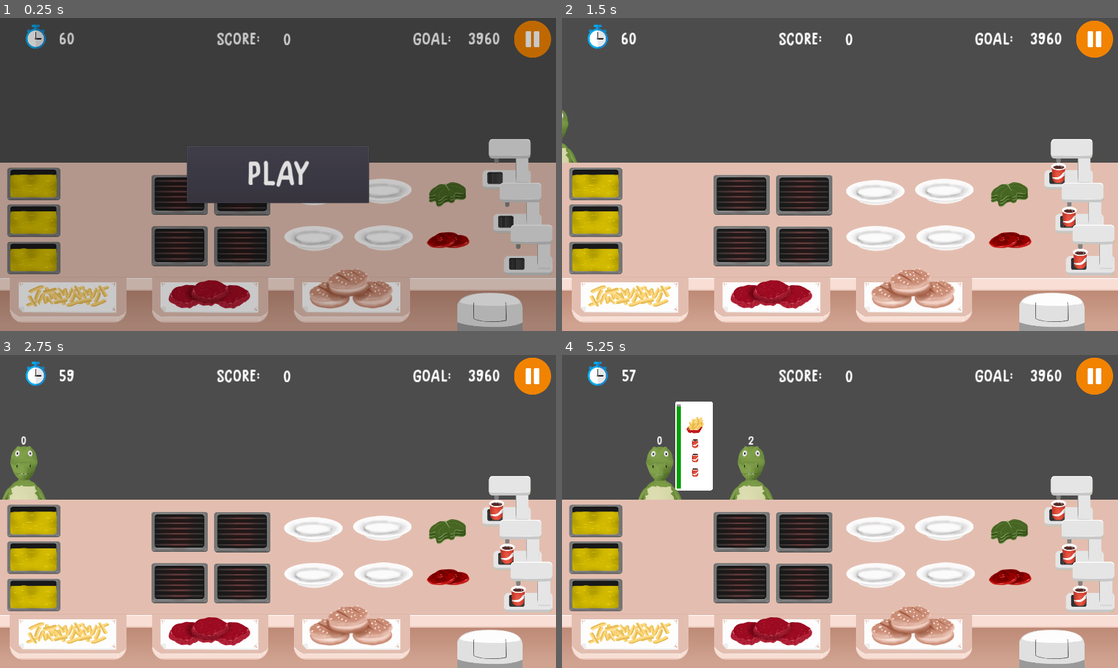
Above: before the commit, frames 1-4 (two rows, left to right).
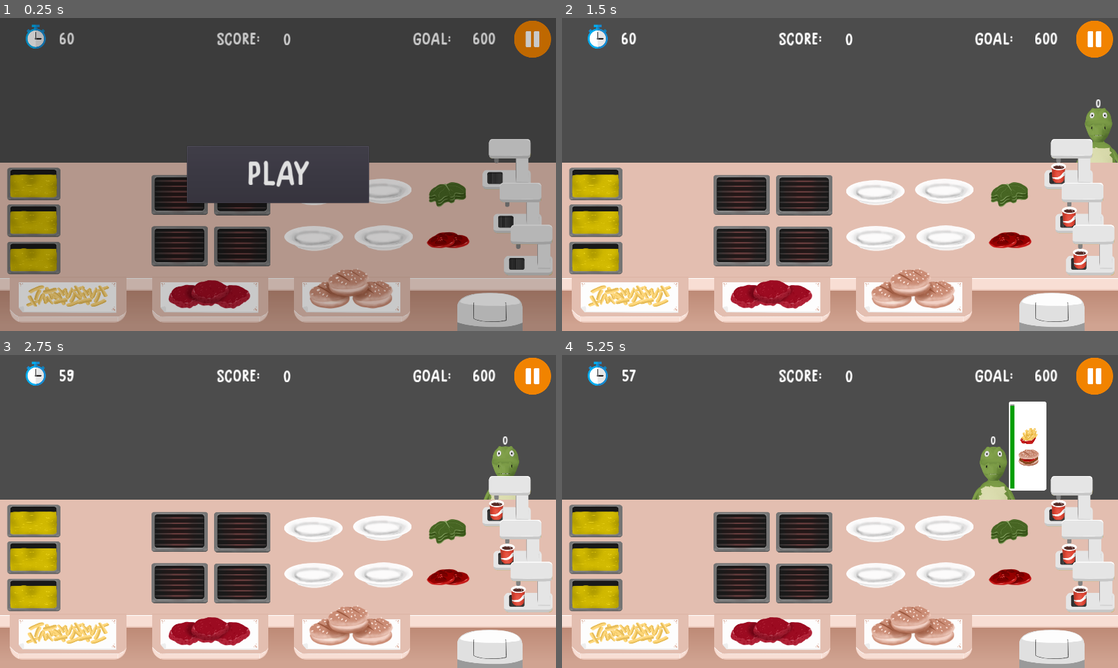
Above: after the commit, the same moments.

Repository: samuelpedrajas/MyVeganRestaurant
Game: Godot game, scene res://Scenes/Kitchen.tscn
The game is run twice, just before and just after one commit, with the same random seed, the same clock (stepped at 60 frames per second) and the same inputs.
Inputs (mouse positions are in pixels of both pictures, inside the frame that each line leads up to):
- Up to frame 1 (0.25 s): no input
- Up to frame 2 (1.5 s): click "PLAY" at 0.5 s; click (1095, 39) at 1.25 s
- Up to frame 3 (2.75 s): tap Enter at 2 s
- Up to frame 4 (5.25 s): no input

The runs differ from the first frame. In frame 1, 0.1% of the frame differs, in the area x 84-90%, y 4-9%; in frame 2, 1.0%; in frame 3, 1.4%; in frame 4, 6.4%, in the area x 13-90%, y 4-47%.

Commit message:
done

Diff:
--- a/Scenes/Kitchen.tscn
+++ b/Scenes/Kitchen.tscn
@@ -25,6 +25,65 @@
 [ext_resource path="res://Scenes/Dishes/FastFood/Cola.tscn" type="PackedScene" id=23]
 [ext_resource path="res://Scenes/ColaPump.tscn" type="PackedScene" id=24]
 
+[sub_resource type="GDScript" id=1]
+script/source = "extends Node
+
+
+var max_time = 60
+
+var max_arrival_time = 3.0
+var average_time_for_client = 10.0
+var average_reward_for_client = 120.0
+var seconds_gained_on_delivery = average_time_for_client / 3.0
+var patience = 10.0 * average_time_for_client
+
+var base_variability = 0.5
+var added_variability = 1.5
+var added_variability_percentage = 0.4 #  0.4
+var maximums = [0.0, 1.0]  # [0.8]
+
+var prices = {
+	\"Fries\": 50,
+	\"SimpleBurger\": 75,
+	\"TomatoBurger\": 100,
+	\"LettuceBurger\": 100,
+	\"CompleteBurger\": 125,
+	\"Cola\": 25
+}
+var discard_prices = {
+	\"TomatoBurger\": 75,
+	\"LettuceBurger\": 75,
+	\"CompleteBurger\": 100,
+	\"BurgerIngredient\": 50
+}
+
+var category_order = {
+	\"Complement\": 0,
+	\"Main\": 1,
+	\"Drink\": 2
+}
+
+var category_probability = {
+	\"Complement\": 30,
+	\"Main\": 40,
+	\"Drink\": 30
+}
+var dishes_probability = {
+	\"Complement\": {
+		\"Fries\": 100
+	},
+	\"Main\": {
+		\"SimpleBurger\": 25,
+		\"TomatoBurger\": 25,
+		\"LettuceBurger\": 25,
+		\"CompleteBurger\": 25
+	},
+	\"Drink\": {
+		\"Cola\": 100
+	}
+}
+"
+
 [node name="Kitchen" type="Control"]
 anchor_right = 1.0
 anchor_bottom = 1.0
@@ -82,6 +141,9 @@
 margin_bottom = -362.0
 menu = NodePath("../../Menu")
 
+[node name="LevelConfig" type="Node" parent="Main/ClientArea"]
+script = SubResource( 1 )
+
 [node name="TomatoSource" parent="Main" instance=ExtResource( 7 )]
 position = Vector2( 1547.71, 266.547 )
 kitchen = NodePath("../..")
--- a/Scripts/ClientArea.gd
+++ b/Scripts/ClientArea.gd
@@ -11,61 +11,7 @@
 var current_time = 0
 var position_availability = []
 var current_n_clients = 0
-
-
-export(float) var max_time = 60
-export(float) var max_arrival_time = 3.0
-export(float) var average_time_for_client = 3.0
-export(float) var average_reward_for_client = 220.0
-export(int) var max_orders = 4
-
-export(float) var seconds_gained_on_delivery = 3.0 * average_time_for_client
-export(float) var patience = 10.0 * average_time_for_client
-export(float) var base_variability = 0.5
-export(float) var added_variability = 1.5
-export(float) var added_variability_percentage = 0.4 #  0.4
-export(Array) var maximums = [0.0, 1.0]  # [0.8]
-
-export(Dictionary) var prices = {
-	"Fries": 50,
-	"SimpleBurger": 75,
-	"TomatoBurger": 100,
-	"LettuceBurger": 100,
-	"CompleteBurger": 125,
-	"Cola": 25
-}
-export(Dictionary) var discard_prices = {
-	"TomatoBurger": 75,
-	"LettuceBurger": 75,
-	"CompleteBurger": 100,
-	"BurgerIngredient": 50
-}
-
-export(Dictionary) var category_order = {
-	"Complement": 0,
-	"Main": 1,
-	"Drink": 2
-}
-
-export(Dictionary) var category_probability = {
-	"Complement": 30,
-	"Main": 40,
-	"Drink": 30
-}
-export(Dictionary) var dishes_probability = {
-	"Complement": {
-		"Fries": 100
-	},
-	"Main": {
-		"SimpleBurger": 25,
-		"TomatoBurger": 25,
-		"LettuceBurger": 25,
-		"CompleteBurger": 25
-	},
-	"Drink": {
-		"Cola": 100
-	}
-}
+var max_orders = 4
 
 # calculated
 var usable_time = null
@@ -74,6 +20,7 @@
 var timeout_seconds = []
 var average_client_number = null
 var calculated_goal = null
+var average_time_for_client = null
 
 
 func start():
@@ -84,16 +31,29 @@
 	print("SECONDS: %s" % [current_time])
 
 
+func get_price(dish_ref):
+	return $LevelConfig.prices[dish_ref]
+
+
+func get_discard_price(dish_ref):
+	return $LevelConfig.discard_prices[dish_ref]
+
+
 func _get_random_dish_from_category(cat):
-	var probabilities = dishes_probability[cat]
+	var probabilities = $LevelConfig.dishes_probability[cat]
 	return Utils.weighted_random(
-		probabilities.keys(), probabilities, rng
+		probabilities.keys(),
+		probabilities,
+		rng
 	)
 
 
 func _get_random_category():
+	var probabilities = $LevelConfig.category_probability
 	return Utils.weighted_random(
-		category_probability.keys(), category_probability, rng
+		probabilities.keys(),
+		probabilities,
+		rng
 	)
 
 
@@ -103,7 +63,7 @@
 		var cat = menu.get_dish_category(dish_ref)
 		orders_aux.append({
 			"dish": dish_ref,
-			"order": category_order[cat]
+			"order": $LevelConfig.category_order[cat]
 		})
 	orders_aux = Utils.sort_by_attribute(orders_aux, "order", "asc")
 
@@ -116,6 +76,8 @@
 
 func _build_order_lists():
 	var orders = Utils.initialise_array(average_client_number, [])
+	var prices = $LevelConfig.prices
+	var dishes_probability = $LevelConfig.dishes_probability
 
 	guaranteed_coins = 0
 
@@ -162,6 +124,8 @@
 
 func _build_timeouts():
 	average_time_for_client = usable_time / order_lists.size()
+	var base_variability = $LevelConfig.base_variability
+	var added_variability = $LevelConfig.added_variability
 
 	# exclude 0
 	timeout_seconds = Utils.initialise_array(
@@ -170,13 +134,15 @@
 
 	# num clients with additional variability
 	var num_added_var = floor(
-		added_variability_percentage * timeout_seconds.size()
+		$LevelConfig.added_variability_percentage * timeout_seconds.size()
 	)
 
 	# apply additional variability
 	var total = 0
 	for i in range(0, num_added_var):
-		var substraction = rng.randf_range(base_variability, added_variability)
+		var substraction = rng.randf_range(
+			base_variability, added_variability
+		)
 		timeout_seconds[i] -= substraction
 		total += substraction
 
@@ -196,6 +162,7 @@
 			timeout_seconds[i] += compensation
 
 	# maximums
+	var maximums = $LevelConfig.maximums
 	var max_start = []
 	var clients_per_maximum = 0
 	if maximums.size() > 0:
@@ -246,8 +213,15 @@
 
 
 func prepare_game():
+	var max_time = $LevelConfig.max_time
+	var max_arrival_time = $LevelConfig.max_arrival_time
+	var average_reward_for_client = $LevelConfig.average_reward_for_client
+	average_time_for_client = $LevelConfig.average_time_for_client
+
 	rng.randomize()
-	self.usable_time = (max_time - average_time_for_client - max_arrival_time)
+	self.usable_time = (
+		max_time - average_time_for_client - max_arrival_time
+	)
 	self.average_client_number = ceil(usable_time / average_time_for_client)
 	self.calculated_goal = average_client_number * average_reward_for_client
 
@@ -260,6 +234,7 @@
 	print("AVG. TIME FOR CLIENT: %s" % [str(average_time_for_client)])
 	print("FINAL ORDER LIST NUMBER: %s" % [str(order_lists.size())])
 	print("FINAL ORDER LISTS:")
+	var prices = $LevelConfig.prices
 	for _orders in order_lists:
 		var references = []
 		var total = 0.0
@@ -322,8 +297,8 @@
 
 	var client = client_scene.instance()
 	client.setup(
-		idx, current_time, dishes, max_arrival_time, patience,
-		seconds_gained_on_delivery, rng
+		idx, current_time, dishes, $LevelConfig.max_arrival_time,
+		$LevelConfig.patience, $LevelConfig.seconds_gained_on_delivery, rng
 	)
 	add_child(client)
 	client.connect("served", self, "client_served")
--- a/Scripts/Kitchen.gd
+++ b/Scripts/Kitchen.gd
@@ -7,7 +7,7 @@
 
 func _ready():
 	client_area.prepare_game()
-	self.time = $Main/ClientArea.max_time
+	self.time = $Main/ClientArea/LevelConfig.max_time
 	get_tree().set_pause(true)
 	get_tree().get_root().connect("size_changed", self, "_on_size_changed")
 	$HUD.set_time(time)
@@ -105,7 +105,7 @@
 			for _dish in client.get_dishes():
 				for dish in escenario.duplicate():
 					if dish.reference == _dish.reference:
-						reward_deliveries[plate] += client_area.prices[dish.reference]
+						reward_deliveries[plate] += client_area.get_price(dish.reference)
 						escenario.erase(dish)
 						break
 		var winners = []
@@ -165,8 +165,8 @@
 		print("This item is not throwable")
 		return
 
-	print("%s points losed" % client_area.discard_prices[item.reference])
-	substract_score(client_area.discard_prices[item.reference])
+	print("%s points losed" % client_area.get_discard_price(item.reference))
+	substract_score(client_area.get_discard_price(item.reference))
 	origin.drop_item()
 	$Main.add_child(item)
 	$Main/Bin.throw_item(item, origin)
@@ -208,7 +208,7 @@
 	client.receive_dish(dish)
 	$Main.add_child(dish)
 	dish.deliver(origin.get_throw_position())
-	add_score(client_area.prices[dish.reference])
+	add_score(client_area.get_price(dish.reference))
 
 
 func add_score(inc):
--- /dev/null
+++ b/Scripts/LevelConfigTemplate.gd
@@ -0,0 +1,55 @@
+extends Node
+
+
+export(float) var max_time = 60
+export(float) var max_arrival_time = 3.0
+export(float) var average_time_for_client = 3.0
+export(float) var average_reward_for_client = 220.0
+
+export(float) var seconds_gained_on_delivery = average_time_for_client / 3.0
+export(float) var patience = 10.0 * average_time_for_client
+export(float) var base_variability = 0.5
+export(float) var added_variability = 1.5
+export(float) var added_variability_percentage = 0.4 #  0.4
+export(Array) var maximums = [0.0, 1.0]  # [0.8]
+
+export(Dictionary) var prices = {
+	"Fries": 50,
+	"SimpleBurger": 75,
+	"TomatoBurger": 100,
+	"LettuceBurger": 100,
+	"CompleteBurger": 125,
+	"Cola": 25
+}
+export(Dictionary) var discard_prices = {
+	"TomatoBurger": 75,
+	"LettuceBurger": 75,
+	"CompleteBurger": 100,
+	"BurgerIngredient": 50
+}
+
+export(Dictionary) var category_order = {
+	"Complement": 0,
+	"Main": 1,
+	"Drink": 2
+}
+
+export(Dictionary) var category_probability = {
+	"Complement": 30,
+	"Main": 40,
+	"Drink": 30
+}
+export(Dictionary) var dishes_probability = {
+	"Complement": {
+		"Fries": 100
+	},
+	"Main": {
+		"SimpleBurger": 25,
+		"TomatoBurger": 25,
+		"LettuceBurger": 25,
+		"CompleteBurger": 25
+	},
+	"Drink": {
+		"Cola": 100
+	}
+}
Not shown: 1 places in Scenes/Kitchen.tscn that only renumber resources
